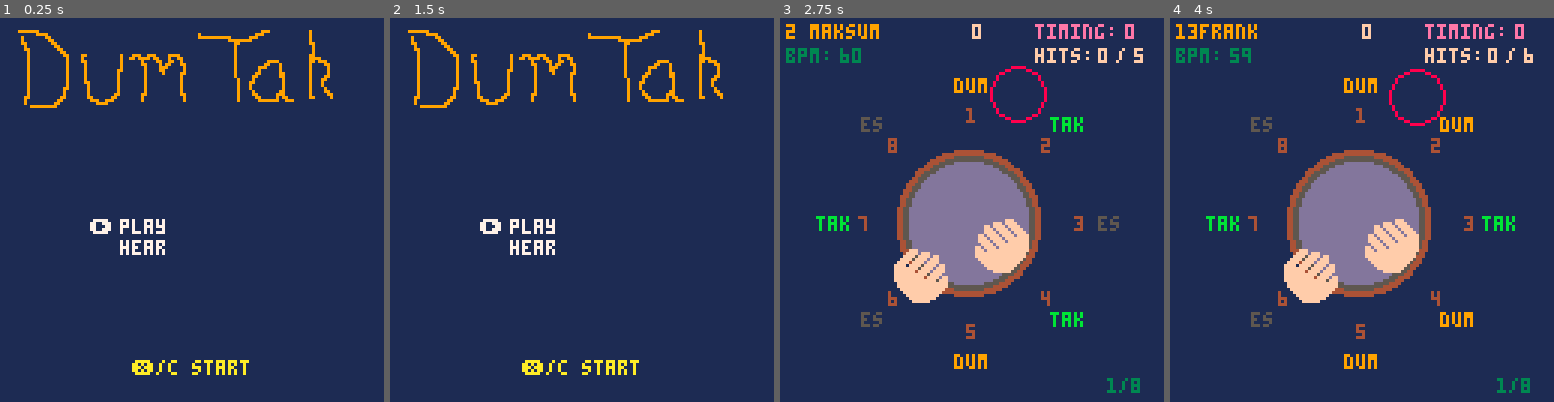
Above: before the commit, frames 1-4 (left to right).
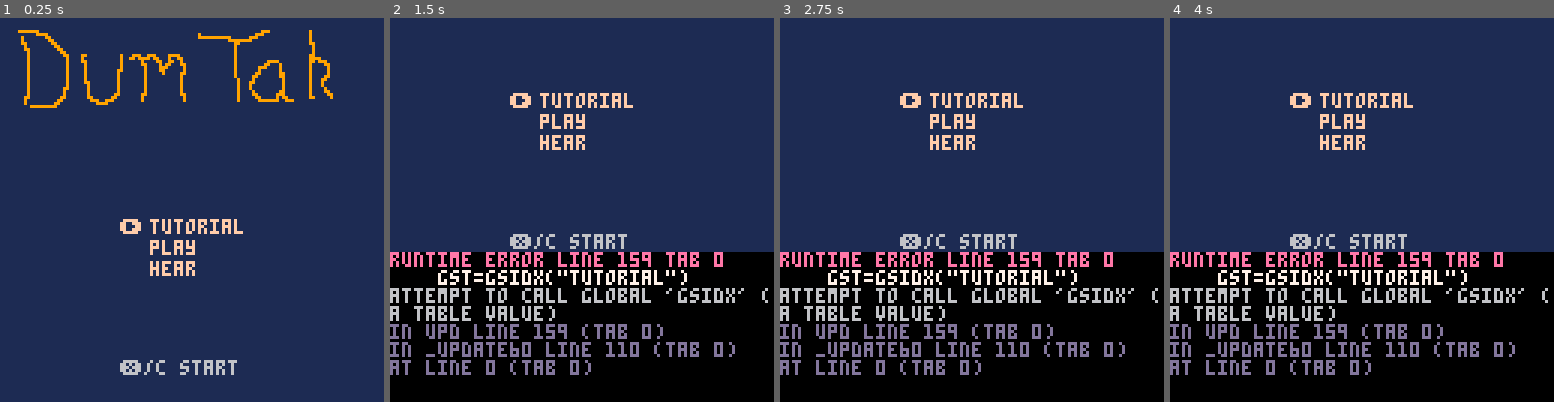
Above: after the commit, the same moments.

Repository: fpiesik/my_pico8-carts
Game: PICO-8 cartridge music/dumtak.p8
The game is run twice, just before and just after one commit, with the same random seed, the same clock (stepped at 60 frames per second) and the same inputs.
Inputs:
- Up to frame 1 (0.25 s): no input
- Up to frame 2 (1.5 s): tap X (X key) at 0.33, 1.07 s; tap O (Z key) at 0.7 s
- Up to frame 3 (2.75 s): hold Right 1.6-2.1 s; tap O (Z key) at 1.7, 2.1, 2.5 s; tap X (X key) at 1.85 s; hold Up 2.15-2.42 s; hold Right from 2.47 s (still down)
- Up to frame 4 (4 s): tap O (Z key) at 2.9, 3.3, 3.7 s; tap X (X key) at 2.97 s; release Right at 3.03 s; hold Left 3.08-3.58 s; hold Down 3.63-3.97 s

The runs differ from the first frame. In frame 1, 2.4% of the frame differs, in the area x 23-65%, y 52-93%; in frame 2, 43%; in frame 3, 52%; in frame 4, 52%, in the area x 0-100%, y 1-100%.
Error after the commit: runtime error line 159 tab 0; gst=gsidx("tutorial"); attempt to call global 'gsidx' (a table value)

Commit message:
Update dumtak.p8

Diff:
--- a/music/dumtak.p8
+++ b/music/dumtak.p8
@@ -1,65 +1,11 @@
 pico-8 cartridge // http://www.pico-8.com
 version 43
 __lua__
-
-function _init()
-	--make an index of the game states
-	for k,v in pairs(gsts) do
-		gsidx[v]=k
-	end
-	if(gst==gsidx["hear"])hear:init()
-	if(gst==gsidx["play"])play:init()
-end
-
-function _draw()
- cls(1)
-	map()
-	if gst==gsidx["menu"] then
-		menu:draw()
-	elseif gst==gsidx["intro"] then
-		intro:draw()
-	elseif gst==gsidx["hear"] then
-		hear:draw()
-	elseif gst==gsidx["play"] then
-		play:draw()
-	end
-end
-
-function _update60()
-	if (gst==gsidx["hear"] or gst==gsidx["play"]) and btn(4) and btn(5) then
-		gst=gsidx["menu"]
-		sfx(-1)
-		music(-1)
-		return
-	end
-	if gst==gsidx["menu"] then
-		menu:upd()
-	elseif gst==gsidx["intro"] then
-		intro:upd()
-	elseif gst==gsidx["hear"] then
-		hear:upd()
-	elseif gst==gsidx["play"] then
-		play:upd()
-	end
-end
-
-
-gsts={"menu","intro","play","hear"} --game states
-gst=1 --actual game state
-gsidx={}
-a_bt=2 --active beat
-bidx=0 --beat index (current note)
-spd=60 --speed
+--main functions
+
+--settings
+spd=60 --speed in bpm
 vism=1 --visualisation mode: circle and/or score btsfx
-btsfx=8 --beat sfx
-btch=0 --beat audio channel
-metrosfx=9 --metronome sfx
-metroch=1 --metronome audio channel
-essfx=0 --es sfx
-dumsfx=1 --dum sfx
-taksfx=2 --tak sfx
-bpm=90
-
 lvld={ --levels of difficulty
 	syl=0, -- syllables
 	nts=0, --notes
@@ -72,19 +18,38 @@
 	drani=1, -- animation of the drumming
  	hnd=1 -- hands
 }
-
 --colors
 clrs={
 	bck=1, --background
 	btn=9, --beat name
 	syl={5,9,11}, --syllables
+	btpos=15, --beat position
 	scr={3,8}, --score color
-	btpos=15, --beat position
 	epos=8, --edit position
 	tsig=3, --time signature
 	spd=3, --speed (bpm)
-	posn=4
+	posn=4,
+	hdng=3, --heading
+	info=6, --infotext
+	ctl=6, --controls
+	menu=15,
 }
+
+--constants
+btsfx=8 --beat sfx
+btch=0 --beat audio channel
+metrosfx=9 --metronome sfx
+metroch=1 --metronome audio channel
+essfx=0 --es sfx
+dumsfx=1 --dum sfx
+taksfx=2 --tak sfx
+gsts={"menu","intro","play","hear","tutorial"} --game states
+
+--globals
+gst=1 --current game state
+gsidx={}
+a_bt=2 --active beat
+bidx=0 --beat index (current note)
 
 --score
 scr={
@@ -113,23 +78,75 @@
 
 --syllables
 syl={"es","dum","tak"}
-sylc={2,3,9}
-
---title screen
+
+function _init()
+	--make an index of the game states
+	for k,v in pairs(gsts) do
+		gsidx[v]=k
+	end
+	if(gst==gsidx["hear"])hear:init()
+	if(gst==gsidx["play"])play:init()
+end
+
+function _draw()
+ cls(1)
+	map()
+	if gst==gsidx["menu"] then
+		menu:draw()
+	elseif gst==gsidx["intro"] then
+		intro:draw()
+	elseif gst==gsidx["hear"] then
+		hear:draw()
+	elseif gst==gsidx["play"] then
+		play:draw()
+	end
+end
+
+function _update60()
+	if (gst==gsidx["hear"] or gst==gsidx["play"]) and btn(4) and btn(5) then
+		gst=gsidx["menu"]
+		sfx(-1)
+		music(-1)
+		return
+	end
+	if gst==gsidx["menu"] then
+		menu:upd()
+	elseif gst==gsidx["intro"] then
+		intro:upd()
+	elseif gst==gsidx["hear"] then
+		hear:upd()
+	elseif gst==gsidx["play"] then
+		play:upd()
+	end
+end
+…(12 lines of a section not shown)…
+-->8
+--title and tutorial screen
 menu={
-	x = 40,
+	x = 50,
 	y = 60,
 	spc = 7,
 	idx = 1,
-	opts = {"play","hear"},
+	opts = {"tutorial","play","hear"},
 	draw=function(s)
 		for i = 1, #s.opts do
-			print(s.opts[i],s.x,s.y+i*s.spc,7)
+			print(s.opts[i],s.x,s.y+i*s.spc,clrs.menu)
 			--if(i==s.idx)rect(s.x-2,s.y+i*s.spc-2,s.x+30,s.y+i*s.spc+6,7)
-			if(i==s.idx)print("➡️",s.x-10,s.y+i*s.spc,7)
+			if(i==s.idx)print("➡️",s.x-10,s.y+i*s.spc,clrs.menu)
 		end
   spr(128,0,0,16,4)
-  print("❎/c start",44,114,10)
+  print("❎/c start",40,114,clrs.ctl)
 	end,
 	upd=function(s)
 		if btnp(3) then
@@ -141,6 +158,9 @@
 			if(s.idx<1)s.idx=1
 		end
 		if btnp(4) then
+			if s.opts[s.idx]=="tutorial" then
+				gst=gsidx("tutorial")
+			end
 			intro.mode=s.opts[s.idx]
 			gst=gsidx["intro"]
 			sfx(-1)
@@ -154,21 +174,21 @@
 	mode="play",
 	draw=function(s)
 		spr(128,0,0,16,4)
-		print(s.mode.." mode",20,40,9)
+		print(s.mode.." mode",20,40,clrs.hdng)
 		if s.mode=="play" then
-			print("play the rhythm",20,50,7)
-			print("the circle shows you how.",20,58,7)
-			print("⬅️ tak   ➡️ dum",20,74,3)
-			print("⬆️ ⬇️ tempo",20,84,3)
-			print("🅾️/x ❎/c rhythm",20,94,3)
+			print("play the rhythm",20,50,clrs.info)
+			print("the circle shows you how.",20,58,clrs.info)
+			print("⬅️ tak   ➡️ dum",20,74,clrs.ctl)
+			print("⬆️ ⬇️ tempo",20,84,clrs.ctl)
+			print("🅾️/x ❎/c rhythm",20,94,clrs.ctl)
 		else
-			print("hear the rhythm",20,50,7)
-			print("and build it",20,58,7)
-			print("⬅️ ➡️ position",20,74,3)
-			print("⬆️ ⬇️ place",20,84,3)
-			print("🅾️/x check",20,94,3)
-		end
-		print("❎/c start",20,114,9)
+			print("hear the rhythm",20,50,clrs.info)
+			print("and build it",20,58,clrs.info)
+			print("⬅️ ➡️ position",20,74,clrs.ctl)
+			print("⬆️ ⬇️ place",20,84,clrs.ctl)
+			print("🅾️/x check",20,94,clrs.ctl)
+		end
+		print("❎/c start",20,114,clrs.ctl)
 	end,
 	upd=function(s)
 		if btnp(4) then
@@ -182,124 +202,28 @@
 	end
 }
 
---transcribe rhythms screen
-hear={
-	ansbt={},
-	qstbt={},
-	crr={0,0}, --correctness
-	btl=0, --beat length
-	abtl=0, --answer beat length
-	mxbtl=32,
-
-	init=function(self)
-		self.correct=0
-		a_bt=flr(rnd(#btord))+1
-		self.btl=#beats[btord[a_bt]]
-		self.abtl=#beats[btord[a_bt]]
-		lvld.syl=0
-		--self.ansbt=beats[btord[a_bt]]
-		for i=1,self.mxbtl do
-			self.ansbt[i]=0
-		end
-		for i=1,self.btl do
-			self.qstbt[i]=beats[btord[a_bt]][i]
-		end
-		set_spd(btsfx,spd)
-		mk_beat(a_bt)
-		bcirc.btl = self.btl
-		bcirc.abtl = self.abtl
-		bcirc.ansbt = self.ansbt
-		bcirc.qstbt = self.qstbt
-	end,
-
-	upd=function(self)
-	 	if btnp(1) then
-			bidx=bidx+1
-   			if bidx>self.abtl-1 then bidx=0
-			end
-		end
-		if btnp(0) then
-			bidx=bidx-1
-   			if bidx<0 then bidx=self.abtl-1
-			end
-		end
-		if btnp(3) then
-			self.ansbt[bidx+1]=self.ansbt[bidx+1]+1
-			if self.ansbt[bidx+1]>2 then self.ansbt[bidx+1]=0
-			end
-		end
-		if btnp(2) then
-	 		self.ansbt[bidx+1]=self.ansbt[bidx+1]-1
-	 		if self.ansbt[bidx+1]<0 then self.ansbt[bidx+1]=2
-			end
-		end
-		if btnp(4) then
-	 		self:chck()
-	 		if self.correct==1 then self:init()
-			end
-		end
-		if btn(5) and btnp(1) then
-			self.abtl=self.abtl+1
-	 		if self.abtl>24 then self.abtl=24
-			end
-		end
-		if btn(5) and btnp(0) then
-	 		self.abtl=self.abtl-1
-	 		if self.abtl<0 then self.abtl=0
-			end
-		end
-		if btn(5) and btnp(3) then
-			spd=spd+1
-	 		if spd>100 then pd=100
-			end
-  			set_spd(btsfx,spd)
-		end
-		if btn(5) and btnp(2) then
-			spd=spd-1
-			if spd<5 then spd=5
-			end
-			set_spd(btsfx,spd)
-		end
-		bcirc.btl = self.btl
-		bcirc.abtl = self.abtl
-		bcirc.ansbt = self.ansbt
-		bcirc.qstbt = self.qstbt
-	end,
-
-	draw=function(self)
-		print(btord[a_bt],5,5,clrs.btn)
-		--print(stat(50))
-		bcirc:draw()
-		if(vism==2)bscore:draw()
-
-		print(scr.hit,109,5,clrs.scr[1])
-		print(scr.mss,117,5,clrs.scr[2])
-
-		print("bpm:",5,12,clrs.spd)
-		print(flr(spd2bpm(spd)),21,12,clrs.spd)
-
-		if(stat(50+btch)<=8)print(stat(50+btch)+1, 109, 120,clrs.tsig)
-		if(stat(50+btch)>8)print(stat(50+btch)+1, 105, 120,clrs.tsig)
-		print("/", 113, 120,clrs.tsig)
-		print(self.btl, 117, 120,clrs.tsig)
-	end,
-
-	chck=function(self)
-		self.crr[2]=1
-		for i=1,self.btl do
-			if(self.ansbt[i]!=self.qstbt[i]) self.crr[2]=0
-		end
-		if (self.btl == self.abtl) self.crr[1]=1
-		if self.crr[2] == 1 and self.crr[1] == 1 then
-			scr.hit+=1
-			spr(5,60,60,4,4)
-			self:init()
-		else
-			scr.mss+=1
-		end
-	end
-}
-
+--ich moechte so gerne trommeln
+--koennen wie du, grosser meister
+--bitte unterrichte mich!
+
+--ich spuere, starke musikvibes
+--du hast.
+--erweise dich als wuerdig und
+--uebe jeden tag 5 stunden.
+
+--ok, das werde ich, meister mu.
+--aber wie fange ich an? was ist
+--das geheimnis des dumtak?
+
+--dum, tak und es sind die
+--heiligen silben der arabischen
+--rhythmussprache.
+…(4 lines of a section not shown)…
+-->8
+--play mode
 play={
 	ansbt={},
 	qstbt={},
@@ -432,129 +356,7 @@
 	end
 }
 
-bcirc={
- 	center_x = 63,
-	center_y = 54,
-	radius = 38,
-	btnmb = 0,
-	btl = 0,
-	qstbt = {},
-	ansbt = {},
-	i=1,
-	stat=0,
-	lstat=0,
- 	draw=function(self)
-		self.btnmb = a_bt
-		--self.btl = play.abtl
-		self.stat=stat(50+btch)
-		if(vism==1) then
-		 	self.center_x = 63
-		 	self.center_y = 66
-  			self.radius = 50
-		end
-	 	if(vism==2) then
-			self.center_x = 63
-			self.center_y = 54
-			self.radius = 38
-	 	end
-		self.btnmb = a_bt
-
-		local note
-
-	 	--spr(0,self.center_x-32,self.center_y-32,8,8)
-	 	for i=1, self.btl do
-			if(lvld.syl==1)note=self.qstbt[i]
-   			if(lvld.syl==0)note=self.ansbt[i]
-   			local angle = (i-1)/self.btl
-			local x = self.center_x + self.radius * sin(angle+0.5)
-   			local y = self.center_y + self.radius * cos(angle+0.5)
-			local xi = self.center_x + (self.radius-13) * sin(angle+0.5)
-   			local yi = self.center_y + (self.radius-13) * cos(angle+0.5)
-			if(note==0)color=clrs.syl[1]
-			if(note==1)color=clrs.syl[2]
-			if(note==2)color=clrs.syl[3]
-			if(bidx+1==i and lvld.eidxc==1) then
-				circ(x,y,8,clrs.epos)
-			end
-			if(self.stat+1==i and lvld.idxc==1) then
-				circ(x,y,9,clrs.btpos)
-			elseif(self.stat+1==1 and lvld.idxc==0 and i==1) then
-				circ(x,y,9,clrs.btpos)
-			end
-			if note==0 then
-				x-=3
-				y-=2
-			end
-			if note==1 then
-				x -= 5
-				y -= 2
-			end
-			if note==2 then
-				x -= 5
-				y -= 2
-   			end
-   			print(syl[note+1], x, y,color)
-			print(i, xi - 1, yi - 2, clrs.posn)
-	 	end
-		self:hands()
-	end,
-
-	rhd = 0,
-	lhd = 0,
-	rhpos = {-1},
-	lhpos = {},
-	hands=function(self)
-		local nt = 0
-		local spdhit =2
-		local spdbck =5
-		local rhst = {self.center_x-5,self.center_y-5}
-		local lhst = {self.center_x-32,self.center_y+5}
-		local rhmov = {-5,-5}
-		local lhmov = {4,-4}
-		if(lvld.hnd == 0)nt = self.ansbt[self.stat+1]
-		if(lvld.hnd == 1)nt = self.qstbt[self.stat+1]
-		if(self.rhpos[1]==-1) then
-		self.rhpos[1]=rhst[1]
-		self.rhpos[2]=rhst[2]
-		self.lhpos[1]=lhst[1]
-		self.lhpos[2]=lhst[2]
-		end
-
-		if(self.rhpos[1]==rhst[1])self.rhd = 0
-		if(self.lhpos[1]==lhst[1])self.lhd = 0
-
-		if self.lstat!=self.stat then
-			if (nt == 1) self.rhd = 1
-			if (nt == 2) self.lhd = 1
-			self.lstat=self.stat
-		end
-
-		if btn(4) then self.rhd = 1 end
-		if btn(5) then self.lhd = 1 end
-
-		if(self.rhpos[1]<=rhst[1]+rhmov[1])self.rhd = -1
-		if(self.lhpos[1]>=lhst[1]+lhmov[1])self.lhd = -1
-
-		if self.rhd==1 then
-			self.rhpos[1]+=rhmov[1]
-			self.rhpos[2]+=rhmov[2]
-		elseif(self.rhd==-1) then
-			self.rhpos[1] += 1
-			self.rhpos[2] += 1
-		end
-		if self.lhd==1 then
-			self.lhpos[1]+=lhmov[1]
-			self.lhpos[2]+=lhmov[2]
-		elseif(self.lhd== -1) then
-			self.lhpos[1] -= 1
-			self.lhpos[2] += 1
-		end
-		spr(0,self.center_x-32,self.center_y-32,8,8)
-		spr(8,self.rhpos[1],self.rhpos[2],4,4)
-		spr(8,self.lhpos[1],self.lhpos[2],4,4,1)
-	 end
-}
-
+--play circ
 plcirc={
 	center_x = 63,
 	center_y = 54,
@@ -770,6 +572,252 @@
 	end
 }
 
+-->8
+--hear mode
+hear={
+	ansbt={},
+	qstbt={},
+	crr={0,0}, --correctness
+	btl=0, --beat length
+	abtl=0, --answer beat length
+	mxbtl=32,
+
+	init=function(self)
+		self.correct=0
+		a_bt=flr(rnd(#btord))+1
+		self.btl=#beats[btord[a_bt]]
+		self.abtl=#beats[btord[a_bt]]
+		lvld.syl=0
+		--self.ansbt=beats[btord[a_bt]]
+		for i=1,self.mxbtl do
+			self.ansbt[i]=0
+		end
+		for i=1,self.btl do
+			self.qstbt[i]=beats[btord[a_bt]][i]
+		end
+		set_spd(btsfx,spd)
+		mk_beat(a_bt)
+		bcirc.btl = self.btl
+		bcirc.abtl = self.abtl
+		bcirc.ansbt = self.ansbt
+		bcirc.qstbt = self.qstbt
+	end,
+
+	upd=function(self)
+	 	if btnp(1) then
+			bidx=bidx+1
+   			if bidx>self.abtl-1 then bidx=0
+			end
+		end
+		if btnp(0) then
+			bidx=bidx-1
+   			if bidx<0 then bidx=self.abtl-1
+			end
+		end
+		if btnp(3) then
+			self.ansbt[bidx+1]=self.ansbt[bidx+1]+1
+			if self.ansbt[bidx+1]>2 then self.ansbt[bidx+1]=0
+			end
+		end
+		if btnp(2) then
+	 		self.ansbt[bidx+1]=self.ansbt[bidx+1]-1
+	 		if self.ansbt[bidx+1]<0 then self.ansbt[bidx+1]=2
+			end
+		end
+		if btnp(4) then
+	 		self:chck()
+	 		if self.correct==1 then self:init()
+			end
+		end
+		if btn(5) and btnp(1) then
+			self.abtl=self.abtl+1
+	 		if self.abtl>24 then self.abtl=24
+			end
+		end
+		if btn(5) and btnp(0) then
+	 		self.abtl=self.abtl-1
+	 		if self.abtl<0 then self.abtl=0
+			end
+		end
+		if btn(5) and btnp(3) then
+			spd=spd+1
+	 		if spd>100 then pd=100
+			end
+  			set_spd(btsfx,spd)
+		end
+		if btn(5) and btnp(2) then
+			spd=spd-1
+			if spd<5 then spd=5
+			end
+			set_spd(btsfx,spd)
+		end
+		bcirc.btl = self.btl
+		bcirc.abtl = self.abtl
+		bcirc.ansbt = self.ansbt
+		bcirc.qstbt = self.qstbt
+	end,
+
+	draw=function(self)
+		print(btord[a_bt],5,5,clrs.btn)
+		--print(stat(50))
+		bcirc:draw()
+		if(vism==2)bscore:draw()
+
+		print(scr.hit,109,5,clrs.scr[1])
+		print(scr.mss,117,5,clrs.scr[2])
+
+		print("bpm:",5,12,clrs.spd)
+		print(flr(spd2bpm(spd)),21,12,clrs.spd)
+
+		if(stat(50+btch)<=8)print(stat(50+btch)+1, 109, 120,clrs.tsig)
+		if(stat(50+btch)>8)print(stat(50+btch)+1, 105, 120,clrs.tsig)
+		print("/", 113, 120,clrs.tsig)
+		print(self.btl, 117, 120,clrs.tsig)
+	end,
+
+	chck=function(self)
+		self.crr[2]=1
+		for i=1,self.btl do
+			if(self.ansbt[i]!=self.qstbt[i]) self.crr[2]=0
+		end
+		if (self.btl == self.abtl) self.crr[1]=1
+		if self.crr[2] == 1 and self.crr[1] == 1 then
+			scr.hit+=1
+			spr(5,60,60,4,4)
+			self:init()
+		else
+			scr.mss+=1
+		end
+	end
+}
+
+--bcirc
+bcirc={
+ center_x = 63,
+	center_y = 54,
+	radius = 38,
+	btnmb = 0,
+	btl = 0,
+	qstbt = {},
+	ansbt = {},
+	i=1,
+	stat=0,
+	lstat=0,
+ 	draw=function(self)
+		self.btnmb = a_bt
+		--self.btl = play.abtl
+		self.stat=stat(50+btch)
+		if(vism==1) then
+		 	self.center_x = 63
+		 	self.center_y = 66
+  			self.radius = 50
+		end
+	 	if(vism==2) then
+			self.center_x = 63
+			self.center_y = 54
+			self.radius = 38
+	 	end
+		self.btnmb = a_bt
+
+		local note
+
+	 	--spr(0,self.center_x-32,self.center_y-32,8,8)
+	 	for i=1, self.btl do
+			if(lvld.syl==1)note=self.qstbt[i]
+   			if(lvld.syl==0)note=self.ansbt[i]
+   			local angle = (i-1)/self.btl
+			local x = self.center_x + self.radius * sin(angle+0.5)
+   			local y = self.center_y + self.radius * cos(angle+0.5)
+			local xi = self.center_x + (self.radius-13) * sin(angle+0.5)
+   			local yi = self.center_y + (self.radius-13) * cos(angle+0.5)
+			if(note==0)color=clrs.syl[1]
+			if(note==1)color=clrs.syl[2]
+			if(note==2)color=clrs.syl[3]
+			if(bidx+1==i and lvld.eidxc==1) then
+				circ(x,y,8,clrs.epos)
+			end
+			if(self.stat+1==i and lvld.idxc==1) then
+				circ(x,y,9,clrs.btpos)
+			elseif(self.stat+1==1 and lvld.idxc==0 and i==1) then
+				circ(x,y,9,clrs.btpos)
+			end
+			if note==0 then
+				x-=3
+				y-=2
+			end
+			if note==1 then
+				x -= 5
+				y -= 2
+			end
+			if note==2 then
+				x -= 5
+				y -= 2
+   			end
+   			print(syl[note+1], x, y,color)
+			print(i, xi - 1, yi - 2, clrs.posn)
+	 	end
+		self:hands()
+	end,
+
+	rhd = 0,
+	lhd = 0,
+	rhpos = {-1},
+	lhpos = {},
+	hands=function(self)
+		local nt = 0
+		local spdhit =2
+		local spdbck =5
+		local rhst = {self.center_x-5,self.center_y-5}
+		local lhst = {self.center_x-32,self.center_y+5}
+		local rhmov = {-5,-5}
+		local lhmov = {4,-4}
+		if(lvld.hnd == 0)nt = self.ansbt[self.stat+1]
+		if(lvld.hnd == 1)nt = self.qstbt[self.stat+1]
+		if(self.rhpos[1]==-1) then
+		self.rhpos[1]=rhst[1]
+		self.rhpos[2]=rhst[2]
+		self.lhpos[1]=lhst[1]
+		self.lhpos[2]=lhst[2]
+		end
+
+		if(self.rhpos[1]==rhst[1])self.rhd = 0
+		if(self.lhpos[1]==lhst[1])self.lhd = 0
+
+		if self.lstat!=self.stat then
+			if (nt == 1) self.rhd = 1
+			if (nt == 2) self.lhd = 1
+			self.lstat=self.stat
+		end
+
+		if btn(4) then self.rhd = 1 end
+		if btn(5) then self.lhd = 1 end
+
+		if(self.rhpos[1]<=rhst[1]+rhmov[1])self.rhd = -1
+		if(self.lhpos[1]>=lhst[1]+lhmov[1])self.lhd = -1
+
+		if self.rhd==1 then
+			self.rhpos[1]+=rhmov[1]
+			self.rhpos[2]+=rhmov[2]
+		elseif(self.rhd==-1) then
+			self.rhpos[1] += 1
+			self.rhpos[2] += 1
+		end
+		if self.lhd==1 then
+			self.lhpos[1]+=lhmov[1]
+			self.lhpos[2]+=lhmov[2]
+		elseif(self.lhd== -1) then
+			self.lhpos[1] -= 1
+			self.lhpos[2] += 1
+		end
+		spr(0,self.center_x-32,self.center_y-32,8,8)
+		spr(8,self.rhpos[1],self.rhpos[2],4,4)
+		spr(8,self.lhpos[1],self.lhpos[2],4,4,1)
+	 end
+}
+
+
+-->8
+--bscore
 
 bscore={
 	x=2, --x-pos
@@ -829,8 +877,8 @@
 	end
 }
 
-
-
+-->8
+--helper
 function mk_beat(idx)
 	set_loop(btsfx,0,#beats[btord[idx]])
 	for x=1,#beats[btord[idx]] do
